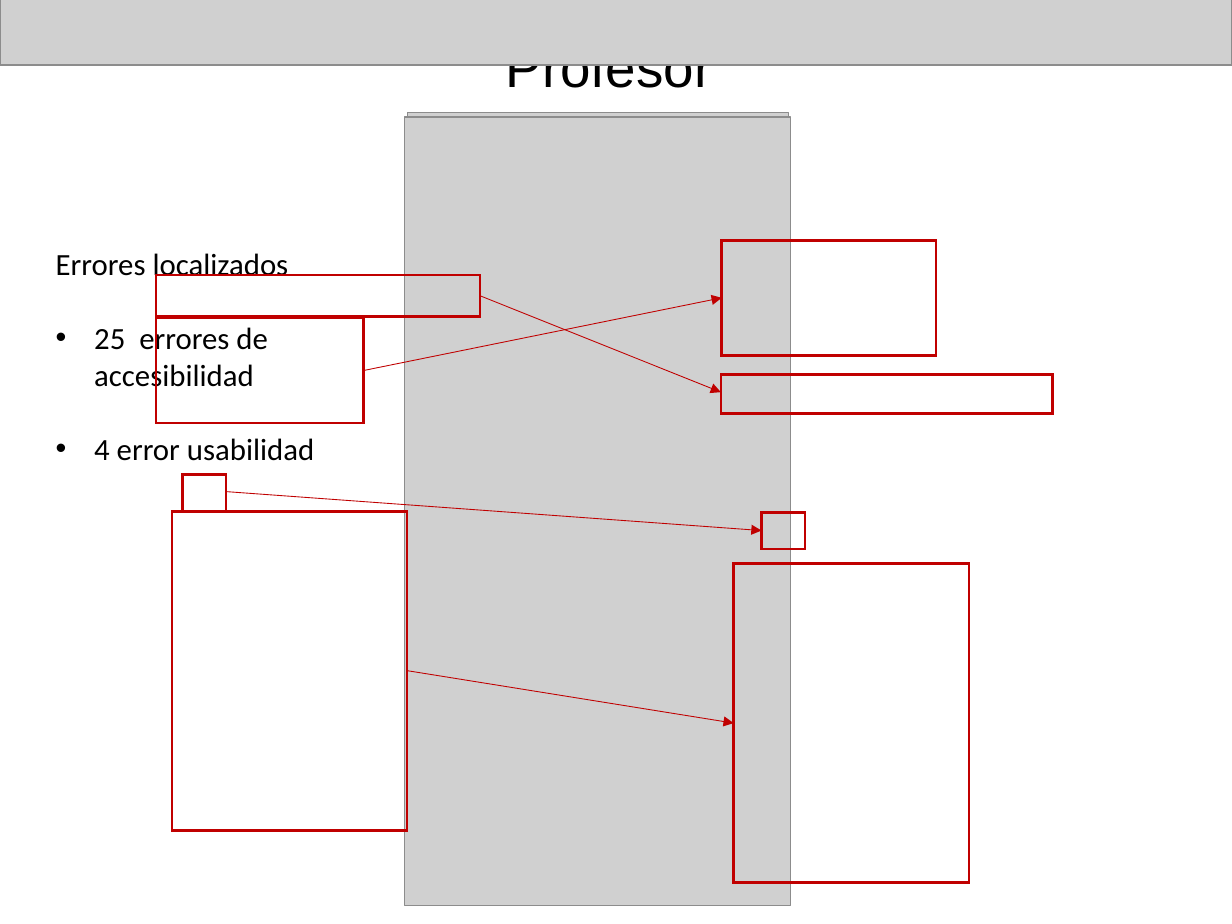
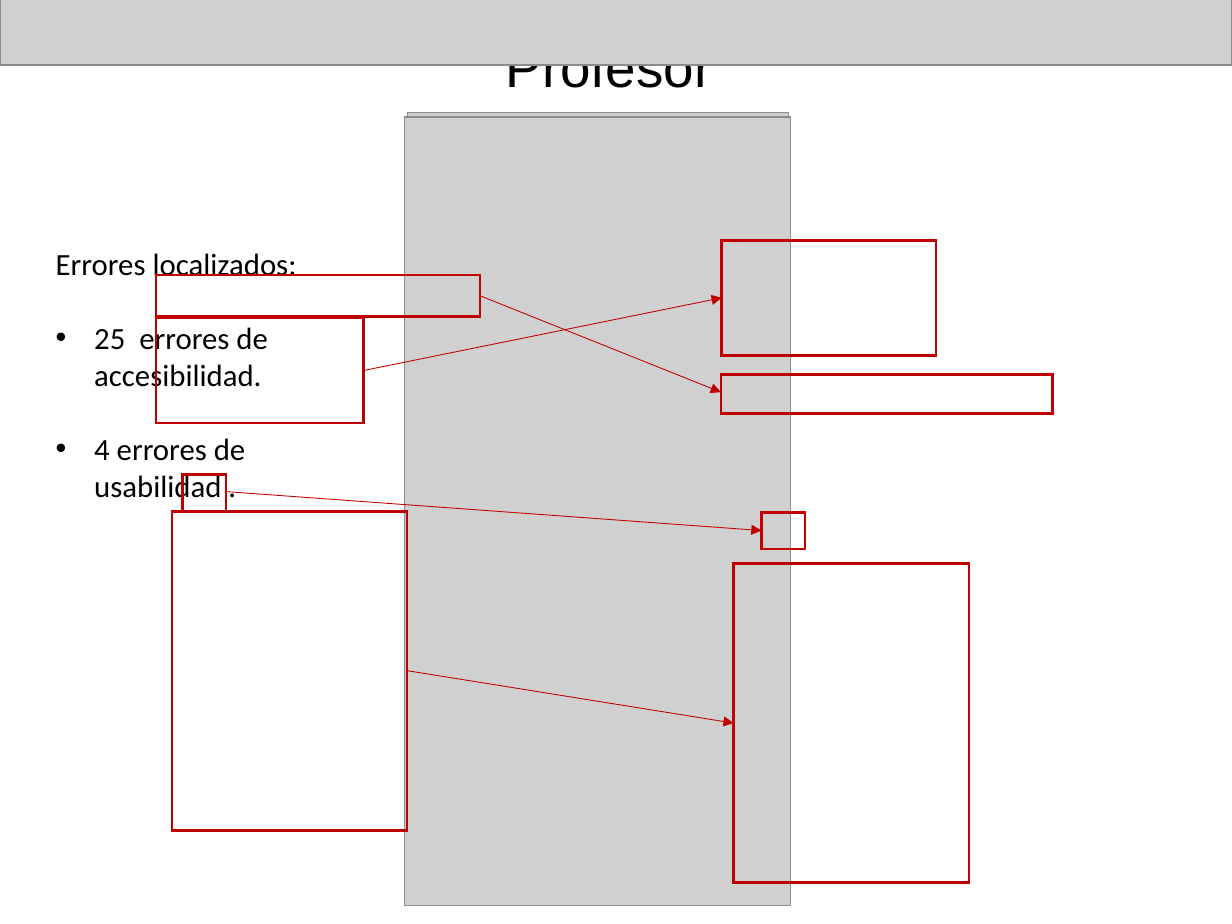
Before and after one commit to dguarch/Mindty, a slide deck: slide 5 of doc/Presentación1.pptx. Drawn at 1232x924 pixels with LibreOffice and Linux fonts; fonts in the diff are those of the drawing; grey boxes stand for pictures; background and template pictures are left out. Boxes give left, top, right and bottom in pixels: in the first picture for what was removed or moved away, otherwise in the second. Text is boxed around its words. In the diff, an @@ line names an element or a change of style, - is before the commit and + after.

```diff
--- a/doc/Presentación1.pptx
+++ b/doc/Presentación1.pptx
@@ text at <box>56,253,297,505</box>: text changed @@
-Errores localizados
-• 25 errores de accesibilidad
-• 4 error usabilidad
+Errores localizados:
+• 25 errores de accesibilidad.
+• 4 errores de usabilidad .
```
Also in this commit, not shown: 4 other slides changed.
